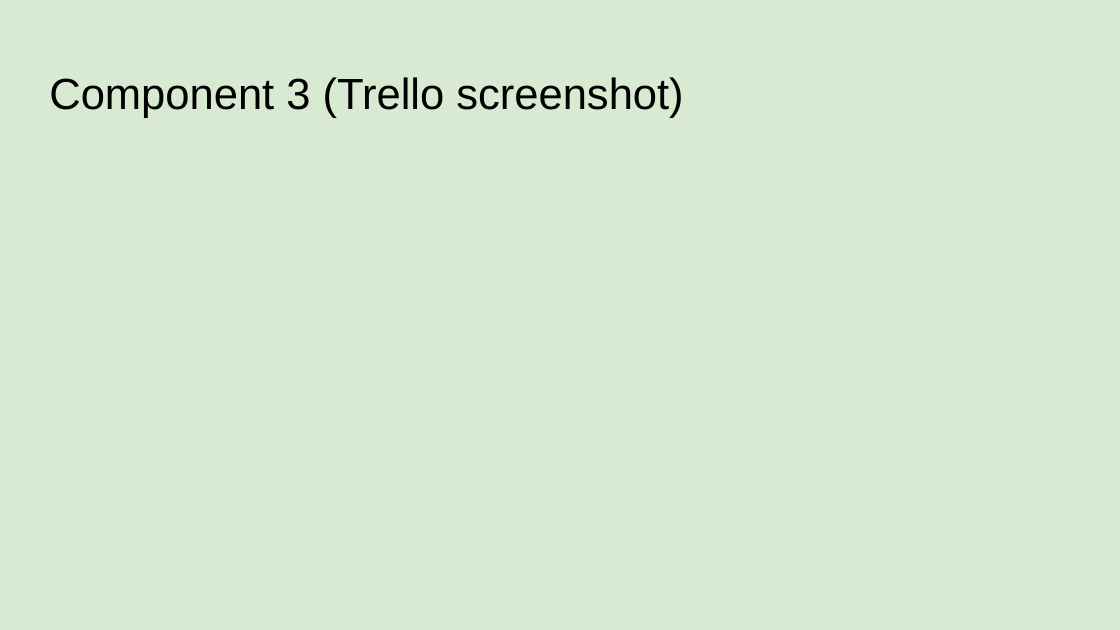
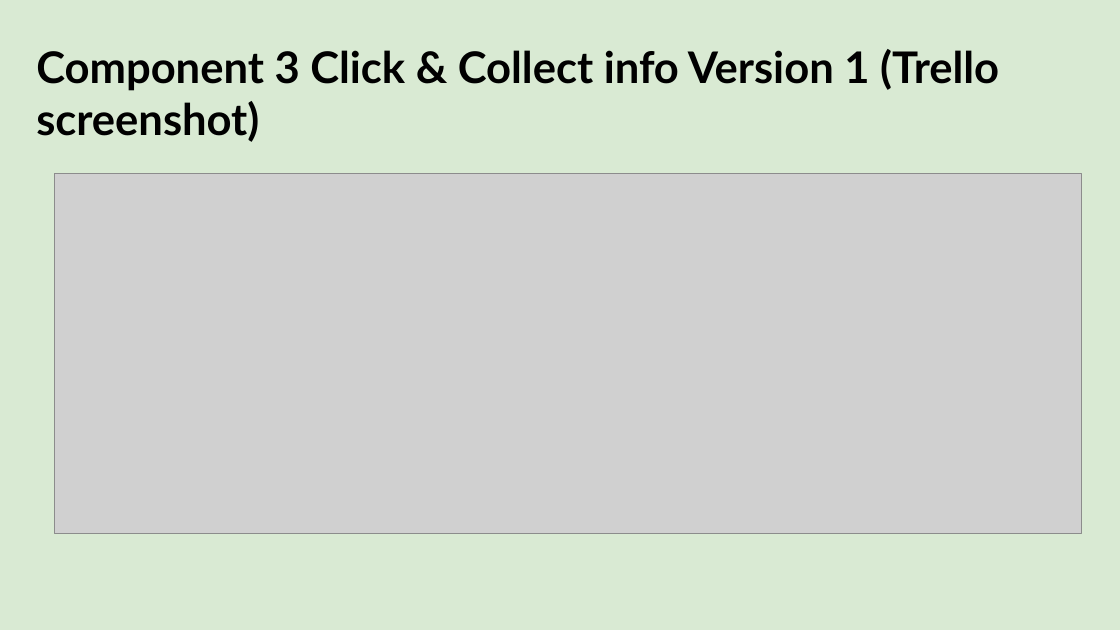
Before and after one commit to danettp/ds_nuts_bot, a slide deck: slide 28 of Danett Pepito - 000_91896 _ 91897 Documentation - 2150400 (Git).pptx. Drawn at 1120x630 pixels with LibreOffice and Linux fonts; fonts in the diff are those of the drawing; grey boxes stand for pictures; background and template pictures are left out. Boxes give left, top, right and bottom in pixels: in the first picture for what was removed or moved away, otherwise in the second. Text is boxed around its words. In the diff, an @@ line names an element or a change of style, - is before the commit and + after.

Commit message:
Created version 1 of click and collect function
Basic instructions and input for name and phone number.

```diff
--- a/Danett Pepito - 000_91896 _ 91897 Documentation - 2150400 (Git).pptx
+++ b/Danett Pepito - 000_91896 _ 91897 Documentation - 2150400 (Git).pptx
@@ title at [36, 49, 999, 142]: text changed; font Arial to Lato; bold on @@
-Component 3 (Trello screenshot)
+Component 3 Click & Collect info Version 1 (Trello screenshot)
@@ picture added at [54, 174, 1082, 533] @@
```
Also in this commit, not shown: 4 other slides changed, 2 slides added, 1 other file.
